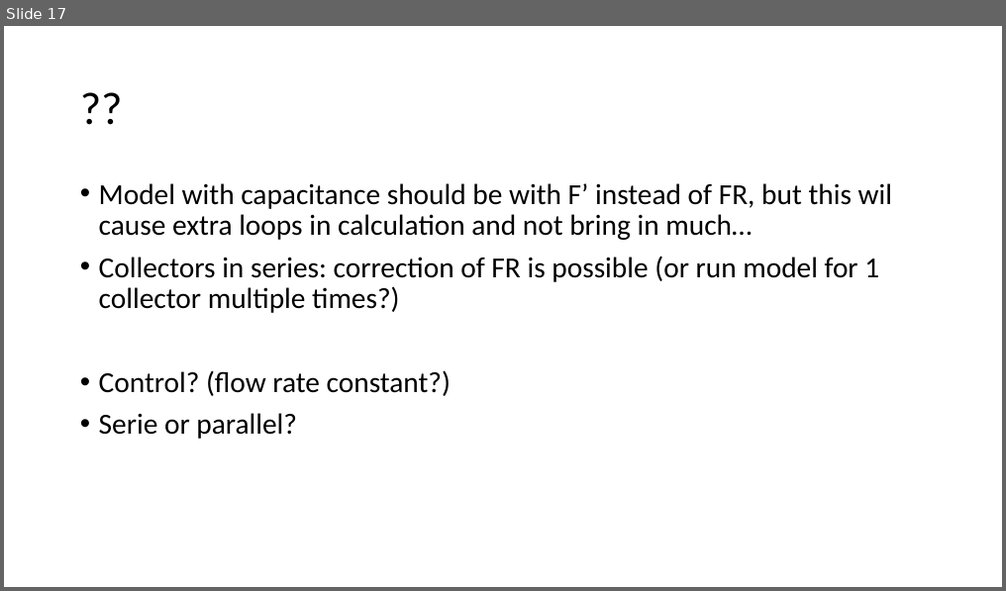
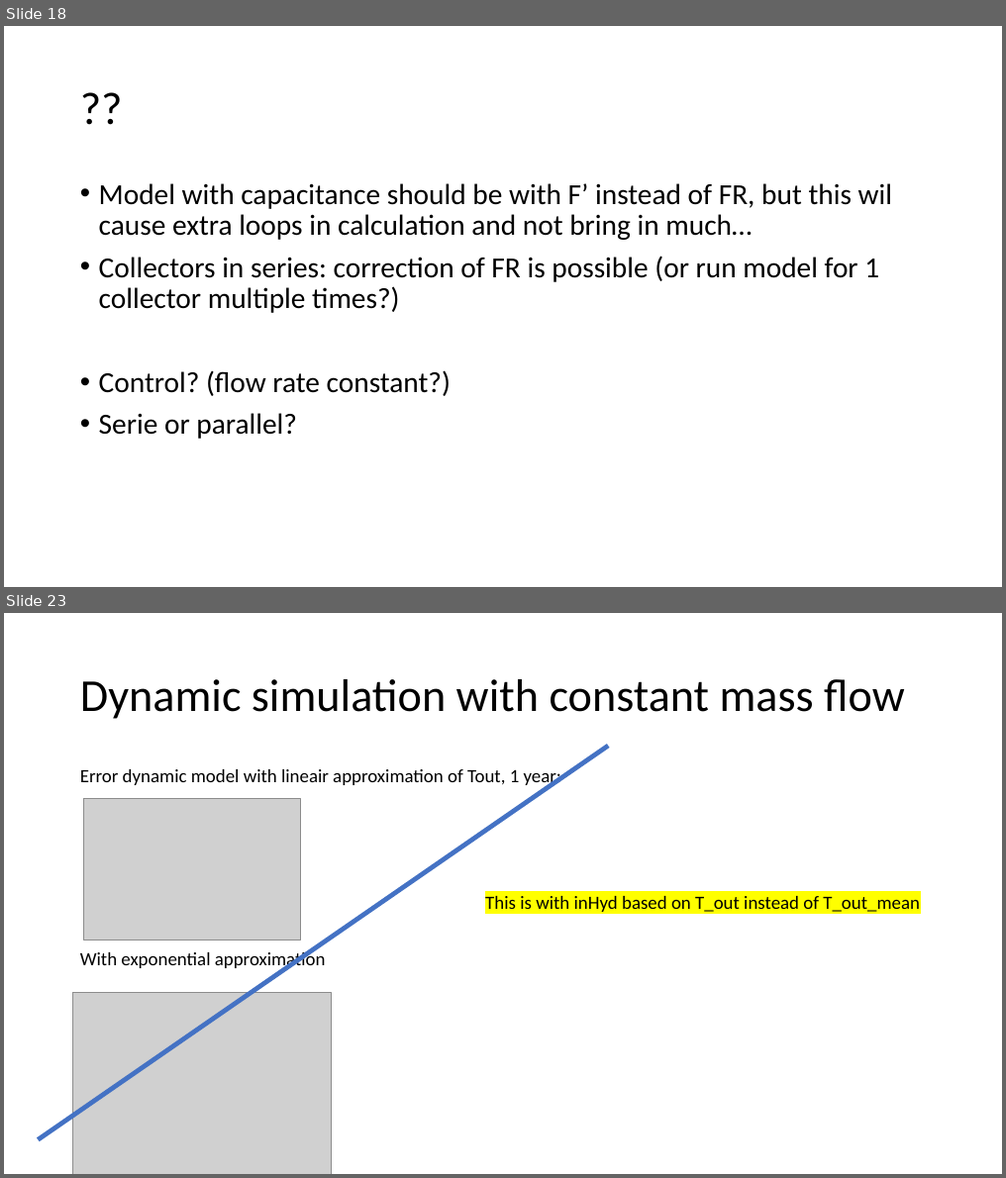
Before and after one commit to MargotDePauw/TETRA-warmtenetten, a slide deck: model zonnecollector/achtergrond/Solar collector.pptx. Shown one above the other, each under a label of ours: slide 17 before the commit, slides 18 and 23 after it; the slides between them are not shown. The pictures are 1006x591 and 1006x1178 pixels, drawn with LibreOffice and Linux fonts; fonts in the diff are those of the drawing; grey boxes stand for pictures. Boxes give left, top, right and bottom in pixels: in the first picture for what was removed or moved away, otherwise in the second. Text is boxed around its words. In the diff, an @@ line names an element or a change of style, - is before the commit and + after.

Commit message:
model zonnecollector gevalideerd met trnsys en energiebalans

```diff
--- a/model zonnecollector/achtergrond/Solar collector.pptx
+++ b/model zonnecollector/achtergrond/Solar collector.pptx
@@ slide 23 added at [4, 613, 1002, 1174], background #FFFFFF @@
@@ title added at [80, 679, 905, 719], 44 pt, text #000000 @@
+Dynamic simulation with constant mass flow
@@ line added from (38, 1140) to (608, 746), #4472C4 4.5 pt @@
@@ text added at [80, 769, 561, 970], 18 pt, text #000000 @@
+Error dynamic model with lineair approximation of Tout, 1 year:
+With exponential approximation
@@ picture added at [84, 799, 300, 940] @@
@@ text added at [485, 896, 920, 912], 18 pt, text #000000 @@
+This is with inHyd based on T_out instead of T_out_mean
@@ picture added at [73, 992, 331, 1174] @@
@@ what was slide 17 is now slide 18 @@
```
Also in this commit, not shown: 13 other slides added, 5 other files.
